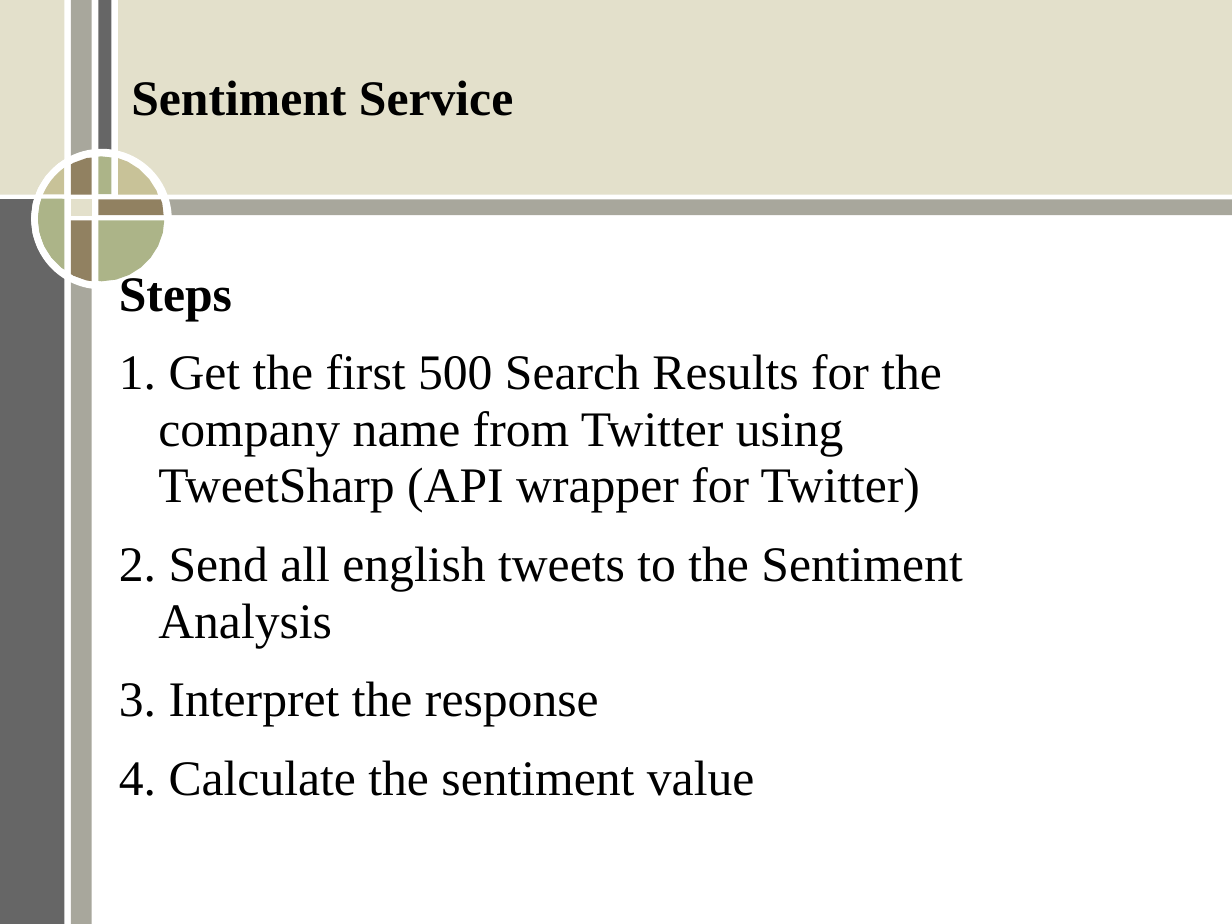
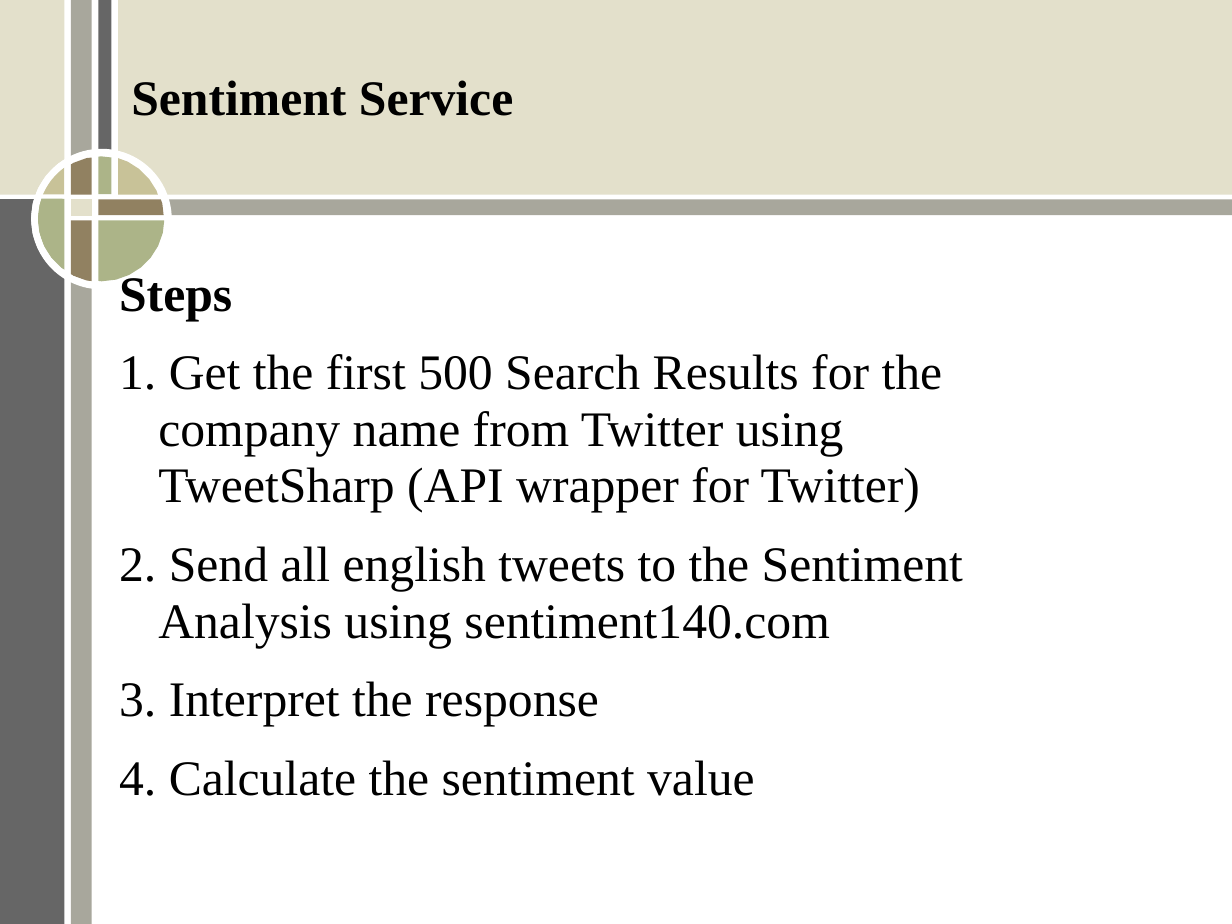
Before and after one commit to ERit/aic_group2_topic1, a slide deck: slide 13 of Stage1.ppt (slide 12 before the commit). Drawn at 1232x924 pixels with LibreOffice and Linux fonts; fonts in the diff are those of the drawing. Boxes give left, top, right and bottom in pixels: in the first picture for what was removed or moved away, otherwise in the second. Text is boxed around its words. In the diff, an @@ line names an element or a change of style, - is before the commit and + after.

```diff
--- a/Stage1.ppt
+++ b/Stage1.ppt
@@ text at bbox=[119, 546, 963, 648]: text changed @@
-2. Send all english tweets to the Sentiment Analysis
+2. Send all english tweets to the Sentiment Analysis using sentiment140.com
```
Also in this commit, not shown: 1 other slide changed, 3 slides added, 2 slides removed.
